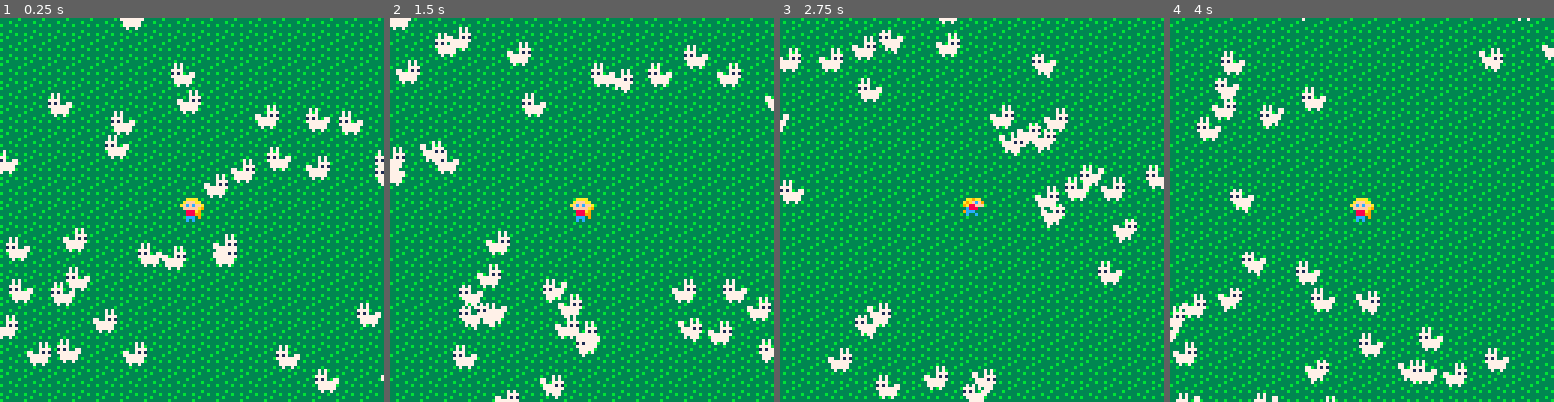
Above: before the commit, frames 1-4 (left to right).
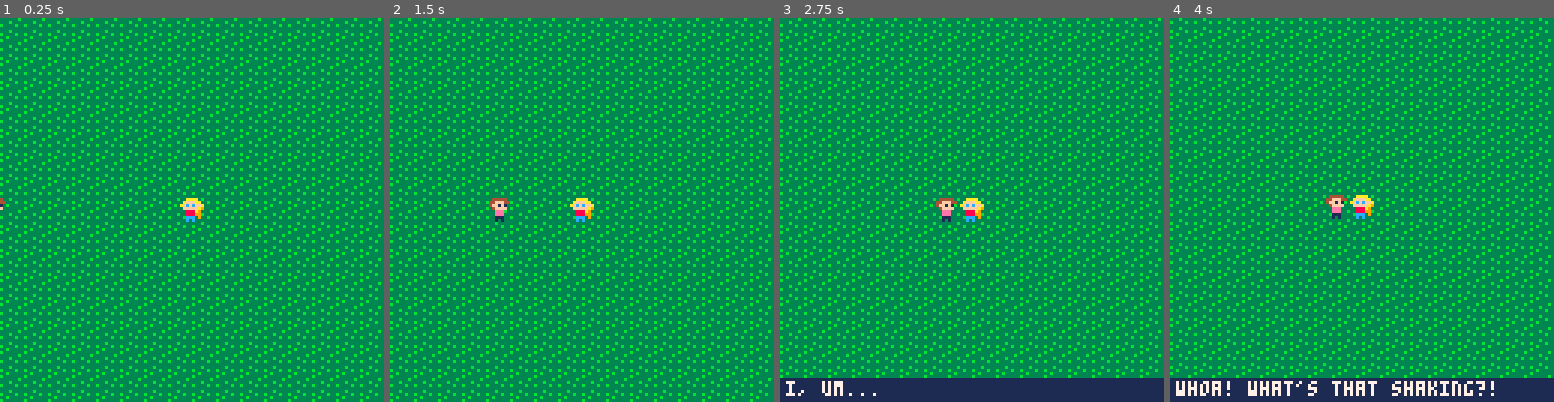
Above: after the commit, the same moments.

Repository: Xeyler/pico8bunnygame
Game: PICO-8 cartridge game.p8
The game is run twice, just before and just after one commit, with the same random seed, the same clock (stepped at 60 frames per second) and the same inputs.
Inputs:
- Up to frame 1 (0.25 s): no input
- Up to frame 2 (1.5 s): tap X (X key) at 0.33, 1.07 s; tap O (Z key) at 0.7 s
- Up to frame 3 (2.75 s): hold Right 1.6-2.1 s; tap O (Z key) at 1.7, 2.1, 2.5 s; tap X (X key) at 1.85 s; hold Up 2.15-2.42 s; hold Right from 2.47 s (still down)
- Up to frame 4 (4 s): tap O (Z key) at 2.9, 3.3, 3.7 s; tap X (X key) at 2.97 s; release Right at 3.03 s; hold Left 3.08-3.58 s; hold Down 3.63-3.97 s

The runs differ from the first frame. In frame 1, 6.8% of the frame differs, in the area x 0-100%, y 0-98%; in frame 2, 33%; in frame 3, 37%, in the area x 0-100%, y 0-100%; in frame 4, 36%.

Commit message:
Finished! Woohoo!

Diff:
--- a/game.p8
+++ b/game.p8
@@ -161,20 +161,20 @@
 			player.diving_dir = nil
   end
  end
-if player.x < 0 then
-	player.x = 0
-elseif player.x > map_width * 8 then
-	player.x = map_width * 8
-end
-if player.y < 0 then
-	player.y = 0
-elseif player.y > map_height * 8 then
-	player.y = map_height * 8
-end
+ if player.x < 0 then
+ 	player.x = 0
+ elseif player.x > map_width * 8 then
+ 	player.x = map_width * 8
+ end
+ if player.y < 0 then
+ 	player.y = 0
+ elseif player.y > map_height * 8 then
+ 	player.y = map_height * 8
+ end
 
 	-- non-player entity update
 	for k in pairs(entities) do
-		if k != 1 then
+		if entities[k].type == "bunny" then
 			-- update bunnies
 			-- run away from player
 			if player.is_walking or player.dive_tick != nil then
@@ -255,6 +255,243 @@
 			end
 		end
 	end
+	if #entities == 2 then
+		init_ending()
+		state = "ending"
+	end
+end
+
+cindex = 1
+
+function do_intro()
+	-- show game intro
+	pressed = btnp()
+	if cindex == 1 then
+		-- walk to player
+		brigham.x += 1
+		if brigham.x >= player.x - 9 then
+			brigham.is_walking = false
+		 cindex = cindex + 1
+		end
+	elseif cindex == 2 then
+		message = "hi, kyla!♥"
+		if band(pressed, 0b10000) == 0b10000 then
+			cindex = cindex + 1
+			blink_button_timer = -20
+		end
+	elseif cindex == 3 then
+	 message = "i, um..."
+	 if band(pressed, 0b10000) == 0b10000 then
+			cindex = cindex + 1
+			blink_button_timer = -20
+		end
+	elseif cindex == 4 then
+	 message = "i have a question for you!"
+		if band(pressed, 0b10000) == 0b10000 then
+			cindex = cindex + 1
+			blink_button_timer = -20
+		end
+	elseif cindex == 5 then
+		message = "i was wondering if you'd li-"
+		if band(pressed, 0b10000) == 0b10000 then
+			cindex = cindex + 1
+			blink_button_timer = -20
+		end
+	elseif cindex == 6 then
+		-- shake
+		shake = 2
+		cindex = cindex + 1
+	elseif cindex == 7 then
+		message = "whoa! what's that shaking?!"
+		if band(pressed, 0b10000) == 0b10000 then
+			cindex = cindex + 1
+			blink_button_timer = -20
+		end
+	elseif cindex == 8 then
+		-- shake intensifies
+		shake = 5
+		cindex = cindex + 1
+	elseif cindex == 9 then
+	 message = "bunnies?! waaaahhhhh!"
+		-- bunnies explosion! woah!
+		for i=0,4 do
+ 		add(entities,{
+  		type = "bunny",
+  		x = camera_x + 130,
+  		y = camera_y + flr(rnd(136)) - 8,
+  		width = 1,
+  		height = 1,
+  		flipx = false,
+  		flipy = false,
+  		current_sprite_index = 1,
+  		sequence = {7, 8, 9},
+  		frame_delta_tick = 3,
+  		frame_tick = 0,
+  		is_walking = true
+ 		})
+		end
+		for k in pairs(entities) do
+			if entities[k].type == "bunny" then
+				entities[k].x = entities[k].x - 3
+				if entities[k].x < camera_x - 8 then
+					del(entities, entities[k])
+				end
+			end
+		end
+	 if band(pressed, 0b10000) == 0b10000 then
+	 	cindex = cindex + 1
+	 end
+	else
+		message = nil
+		shake = 0
+		state = "playing"
+		init_main_game()
+		input = 0b10000
+	end
+end
+
+function do_game_ending()
+	-- show game ending
+	pressed = btnp()
+	if cindex == 1 then
+		message = "hooray!"
+		if band(pressed, 0b10000) == 0b10000 then
+			cindex = cindex + 1
+			blink_button_timer = -20
+		end
+	elseif cindex == 2 then
+		message = "you caught all the bunnies!"
+		if band(pressed, 0b10000) == 0b10000 then
+			cindex = cindex + 1
+			blink_button_timer = -20
+		end
+	elseif cindex == 3 then
+		message = "now i can finally ask you..."
+		if band(pressed, 0b10000) == 0b10000 then
+			cindex = cindex + 1
+			blink_button_timer = -20
+		end
+	elseif cindex == 4 then
+		message = "will you..."
+		if band(pressed, 0b10000) == 0b10000 then
+			cindex = cindex + 1
+			blink_button_timer = -20
+		end
+	elseif cindex == 5 then
+  message = "go to prom with me?♥"
+		brigham.is_walking = true
+		player.is_walking = true
+		if band(pressed, 0b10000) == 0b10000 then
+			has_game_ended = true
+		end
+	end
+end
+
+function init_main_game()
+ entities = {}
+
+ add(entities,{
+ 	type = "player",
+ 	x = 16 * 8,
+ 	y = 16 * 8,
+ 	width = 1,
+ 	height = 1,
+ 	flipx = false,
+ 	flipy = false,
+ 	current_sprite_index = 1,
+ 	sequence = {0, 1, 0, 2},
+ 	frame_delta_tick = 4,
+ 	frame_tick = 0,
+ 	walking_speed = 1.6,
+ 	is_walking = false
+ })
+
+ player = entities[1]
+
+ add(entities,{
+ 	type = "brigham",
+ 	x = player.x - 9,
+ 	y = player.y,
+ 	width = 1,
+ 	height = 1,
+ 	flipx = true,
+ 	flipy = false,
+ 	current_sprite_index = 1,
+ 	sequence = {16, 17, 16, 18},
+ 	frame_delta_tick = 5,
+ 	frame_tick = 0,
+ 	walking_speed = 2,
+ 	is_walking = true
+ })
+
+ brigham = entities[2]
+
+ for i=0,150 do
+ 	add(entities,{
+ 		type = "bunny",
+ 		x = flr(rnd(31 * 8)),
+ 		y = flr(rnd(31 * 8)),
+ 		width = 1,
+ 		height = 1,
+ 		flipx = false,
+ 		flipy = false,
+ 		current_sprite_index = 1,
+ 		sequence = {7, 8, 9},
+ 		frame_delta_tick = 3,
+ 		frame_tick = 0,
+ 		walking_speed = 2,
+ 		is_walking = false,
+ 		pathfind_timer = 0,
+ 		destination = nil
+ 	})
+ end
+end
+
+function init_ending()
+	cindex = 1
+ entities = {}
+
+ add(entities,{
+ 	type = "player",
+ 	x = 16 * 8,
+ 	y = 16 * 8,
+ 	width = 1,
+ 	height = 1,
+ 	flipx = false,
+ 	flipy = false,
+ 	current_sprite_index = 1,
+ 	sequence = {0, 1, 0, 2},
+ 	frame_delta_tick = 4,
+ 	frame_tick = 0,
+ 	walking_speed = 1.6,
+ 	is_walking = false
+ })
+
+ player = entities[1]
+
+ add(entities,{
+ 	type = "brigham",
+ 	x = player.x - 9,
+ 	y = player.y,
+ 	width = 1,
+ 	height = 1,
+ 	flipx = true,
+ 	flipy = false,
+ 	current_sprite_index = 1,
+ 	sequence = {16, 17, 16, 18},
+ 	frame_delta_tick = 5,
+ 	frame_tick = 0,
+ 	walking_speed = 2,
+ 	is_walking = false
+ })
+
+ brigham = entities[2]
+end
+-->8
+-- draw functions
+blink_button_timer = 0
+shake = 0
+function _draw()
 	-- entity walking animation
 	for k in pairs(entities) do
 		if entities[k].is_walking or entities[k].dive_tick != nil then
@@ -267,34 +504,41 @@
 			entities[k].current_sprite_index = 1
 		end
 	end
-end
-
-function do_intro()
-	-- show game intro
-	state = "playing"
-end
-
-function do_ending()
-	-- show game ending
-end
--->8
--- draw functions
-function _draw()
+
 	cls()
 	camera_x = min(max(player.x - (64 - player.width * 4), 0), map_width * 8 - 120)
 	camera_y = min(max(player.y - (64 - player.height * 4), 0), map_height * 8 - 120)
+	camera_x = camera_x + flr(rnd(shake))
+	camera_y = camera_y + flr(rnd(shake))
 	camera(camera_x, camera_y)
 	map(0,0,0,0,128,64)
 	for k in pairs(entities) do
 		spr(entities[k].sequence[entities[k].current_sprite_index], entities[k].x, entities[k].y, entities[k].width, entities[k].height, entities[k].flipx, entities[k].flipy)
 	end
 	if is_debug_enabled then
- 	print("x,y: " .. flr(player.x / 8) .. " / " .. flr(player.y / 8), camera_x, camera_y)
- 	print("mget: " .. mget(player.x / 8, player.y / 8), camera_x, camera_y + 6)
- 	print("ws: " .. player.walking_speed, camera_x, camera_y + 12)
- 	print("btn: " .. input, camera_x, camera_y + 18)
- 	print("pbtn: " .. band(bnot(last_input), input), camera_x, camera_y + 24)
-		print("e: " .. tablelength(entities), camera_x, camera_y + 30, 8)
+ 	print("x,y: " .. flr(player.x / 8) .. " / " .. flr(player.y / 8), camera_x, camera_y, 8)
+ 	print("mget: " .. mget(player.x / 8, player.y / 8), camera_x, camera_y + 6, 8)
+ 	print("ws: " .. player.walking_speed, camera_x, camera_y + 12, 8)
+ 	print("btn: " .. input, camera_x, camera_y + 18, 8)
+ 	print("pbtn: " .. band(bnot(last_input), input), camera_x, camera_y + 24, 8)
+		print("e: " .. #entities, camera_x, camera_y + 30, 8)
+	end
+	if message != nil then
+		rectfill(camera_x, camera_y + 120, camera_x + 128, camera_y + 128, 1)
+		print(message, camera_x + 2, camera_y + 121, 7)
+		if blink_button_timer >= 10 then
+			print("⬇️", camera_x + 120, camera_y + 121, 7)
+		end
+		blink_button_timer = blink_button_timer + 1
+		if blink_button_timer == 20 then
+		 blink_button_timer = 0
+		end
+	end
+	if has_game_ended then
+		cls()
+		camera(0, 0)
+		print("the end", 50, 60)
+		print("♥", 60, 66, 8)
 	end
 end
 
@@ -313,6 +557,9 @@
 -- global variables
 map_width = 32
 map_height = 32
+
+message = nil
+has_game_ended = false
 
 entities = {}
 
@@ -334,25 +581,23 @@
 
 player = entities[1]
 
-for i=0,127 do
-	add(entities,{
-		type = "bunny",
-		x = flr(rnd(31 * 8)),
-		y = flr(rnd(31 * 8)),
-		width = 1,
-		height = 1,
-		flipx = false,
-		flipy = false,
-		current_sprite_index = 1,
-		sequence = {7, 8, 9},
-		frame_delta_tick = 3,
-		frame_tick = 0,
-		walking_speed = 2,
-		is_walking = false,
-		pathfind_timer = 0,
-		destination = nil
-	})
-end
+add(entities,{
+	type = "brigham",
+	x = player.x - 74,
+	y = player.y,
+	width = 1,
+	height = 1,
+	flipx = true,
+	flipy = false,
+	current_sprite_index = 1,
+	sequence = {16, 17, 16, 18},
+	frame_delta_tick = 5,
+	frame_tick = 0,
+	walking_speed = 2,
+	is_walking = true
+})
+
+brigham = entities[2]
 -->8
 -- global functions
 function tablelength(t)
